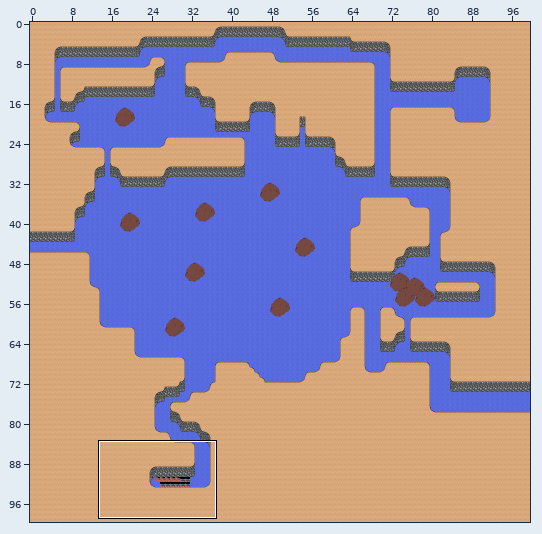
One commit to this Tiled map (JSON): assets/maps/map_plaines.json. Above, an overview of the earlier version with the close-up marked.
Close-up. Old version:
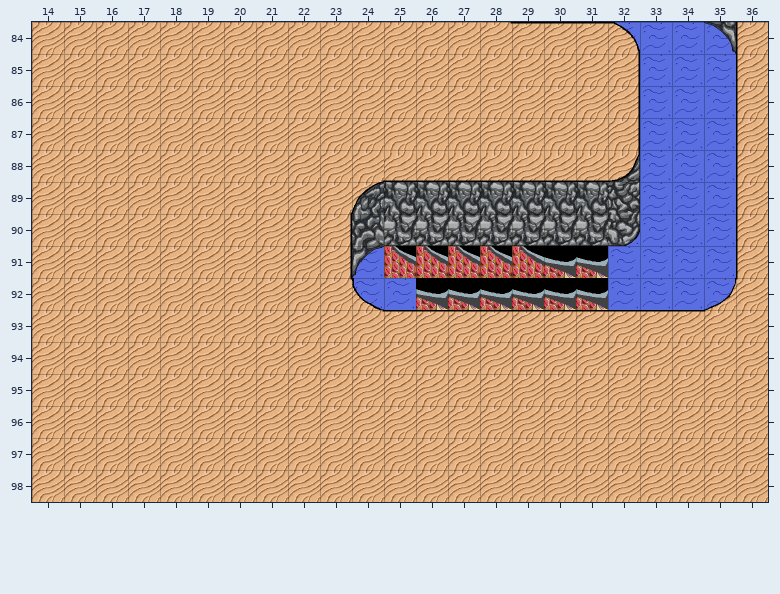
Cells are 64x64 px. Shown: x 14..36, y 84..98.
The result:
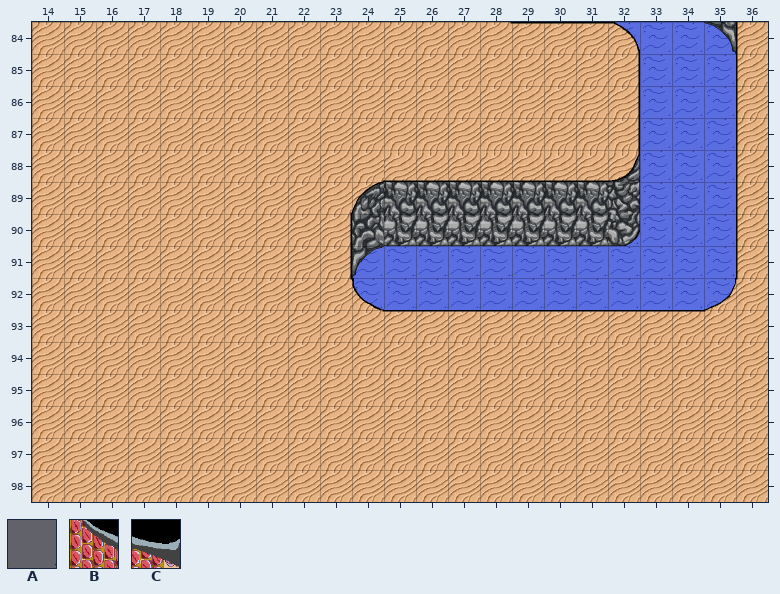
Key: from "tileset": A 16; from "tilesetPlaceholder": B 211, C 212.
_ is an empty cell.
Edits made:
Layer "sous_mur":
There is now tile A in row 91 at x 29.
Layer "murs":
The edit turns tile B into tile A in row 91 at x 25 to 29.
The edit turns tile C into tile A in row 91 at x 30 to 31; in row 92 at x 26 to 31.
